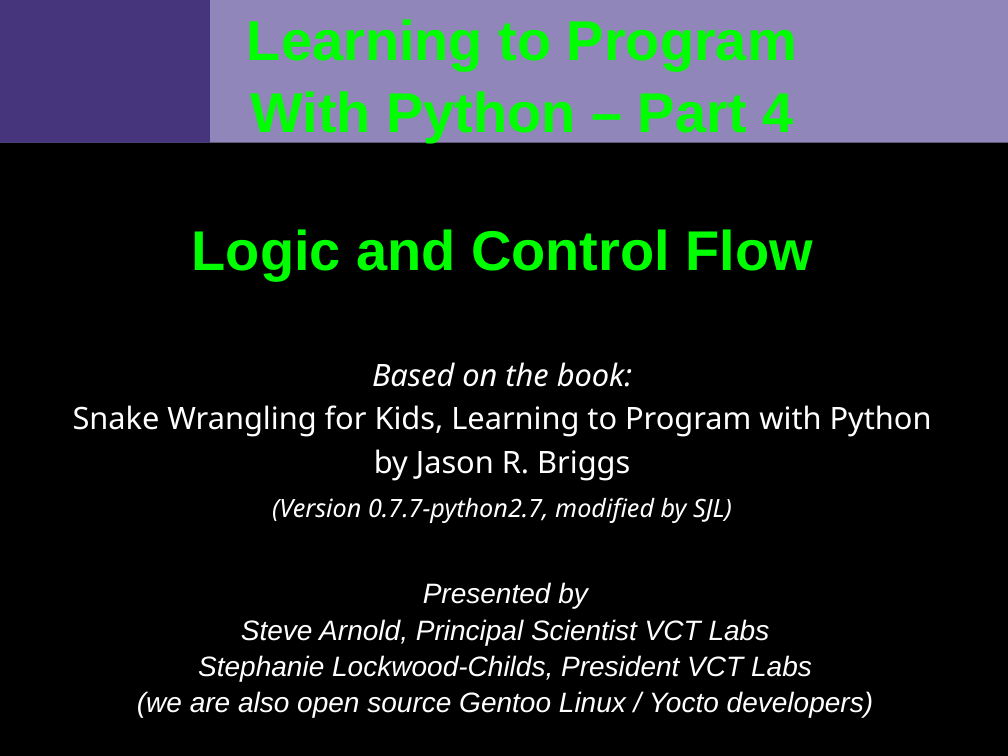
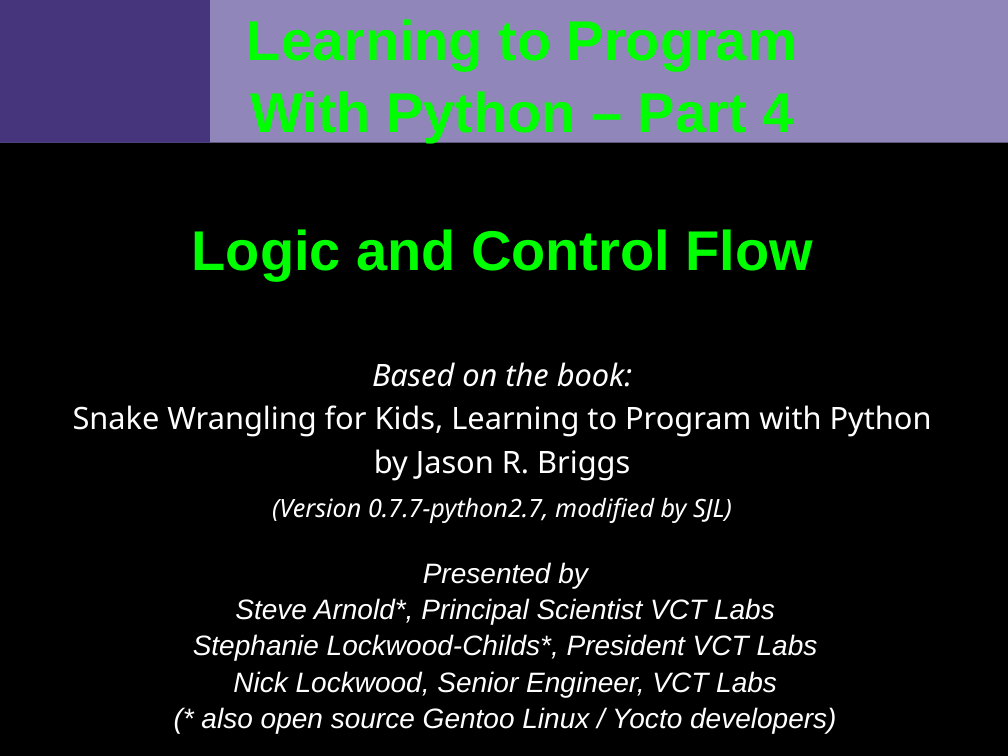
Before and after one commit to VCTLabs/swfk-python-intro, a slide deck: slide 1 of course_materials/slides/slideset4_beginning_python2_dev_SWFK.odp. Drawn at 1008x756 pixels with LibreOffice and Linux fonts; fonts in the diff are those of the drawing; background and template pictures are left out. Boxes give left, top, right and bottom in pixels: in the first picture for what was removed or moved away, otherwise in the second. Text is boxed around its words. In the diff, an @@ line names an element or a change of style, - is before the commit and + after.

```diff
--- a/course_materials/slides/slideset4_beginning_python2_dev_SWFK.odp
+++ b/course_materials/slides/slideset4_beginning_python2_dev_SWFK.odp
@@ text "Presented by": place and size @@
-text "Presented by" at [137, 582, 873, 717]
+text "Presented by" at [193, 562, 836, 733]
@@ text at [193, 598, 836, 733]: text changed @@
-Steve Arnold, Principal Scientist VCT Labs
-Stephanie Lockwood-Childs, President VCT Labs
-(we are also open source Gentoo Linux / Yocto developers)
+Steve Arnold*, Principal Scientist VCT Labs
+Stephanie Lockwood-Childs*, President VCT Labs
+Nick Lockwood, Senior Engineer, VCT Labs
+(* also open source Gentoo Linux / Yocto developers)
```
Also in this commit, not shown: 1 other slide changed, 9 other files.
